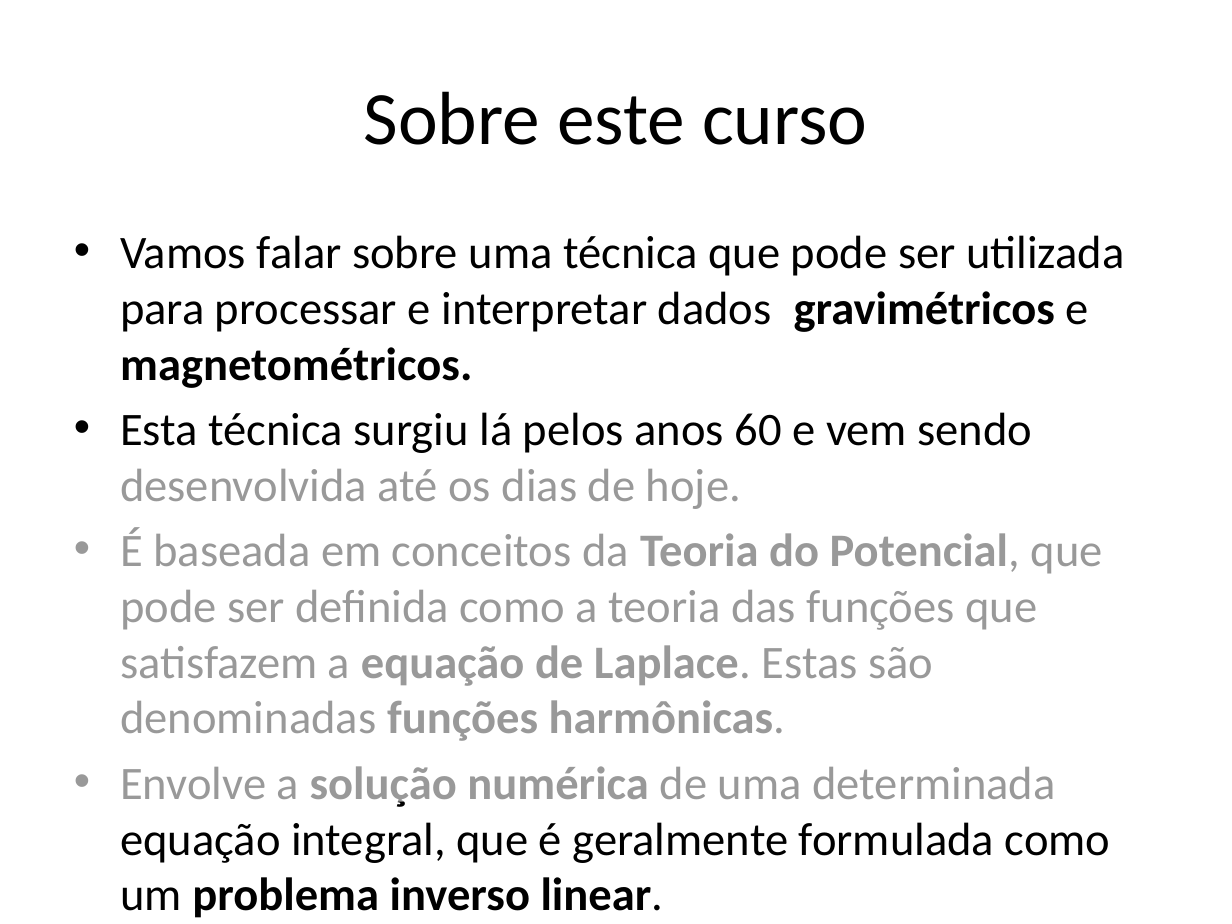
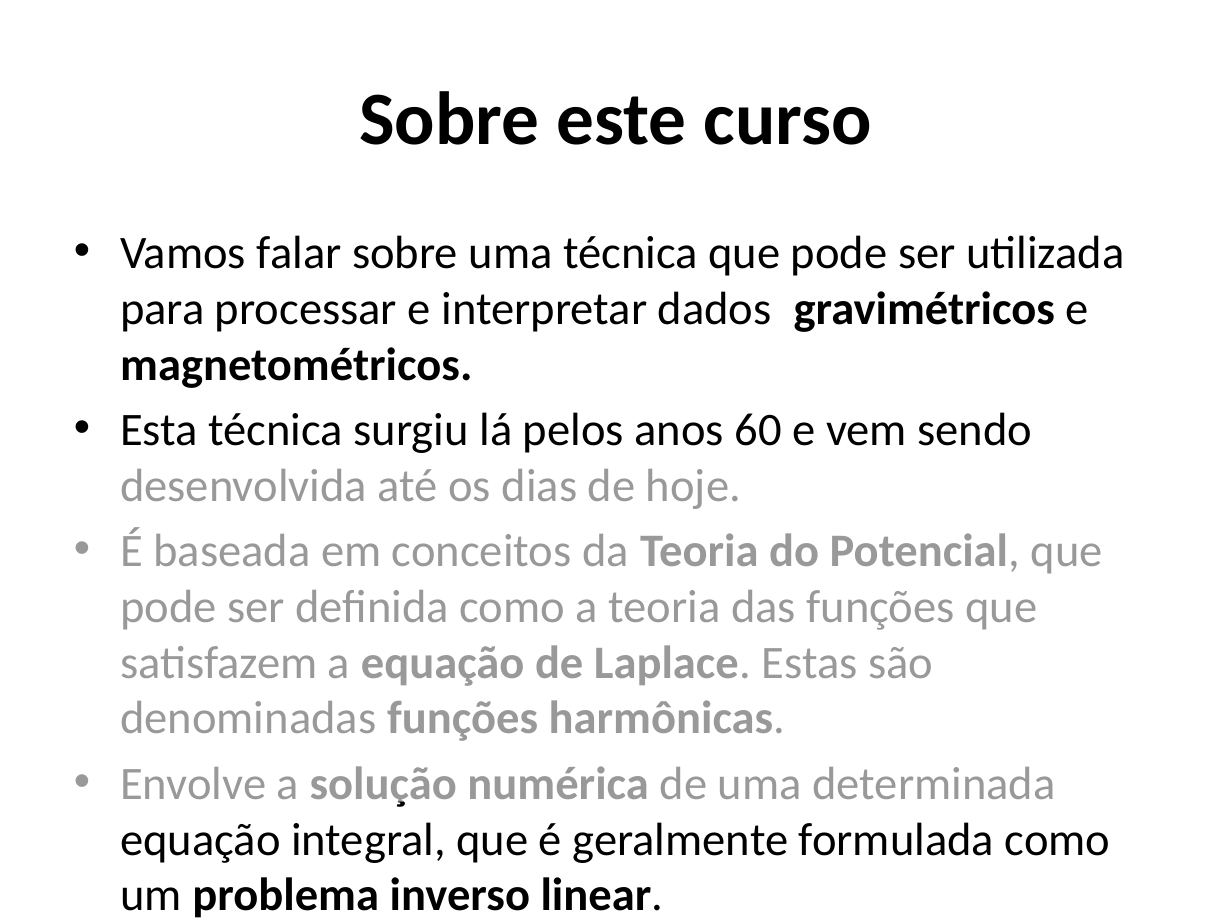
Before and after one commit to pinga-lab/CE-VII-SimBGf-2016, a slide deck: slide 14 of slides/1_apresentacao.pptx (slide 4 before the commit). Drawn at 1232x924 pixels with LibreOffice and Linux fonts; fonts in the diff are those of the drawing. Boxes give left, top, right and bottom in pixels: in the first picture for what was removed or moved away, otherwise in the second. Text is boxed around its words. In the diff, an @@ line names an element or a change of style, - is before the commit and + after.

Commit message:
apresentacao do curso e da camada equivalente

```diff
--- a/slides/1_apresentacao.pptx
+++ b/slides/1_apresentacao.pptx
@@ title "Sobre este curso" at bbox=[359, 91, 872, 145]: bold on @@
```
Also in this commit, not shown: 4 other slides changed, 10 slides added, 10 slides removed, 2 other files.
